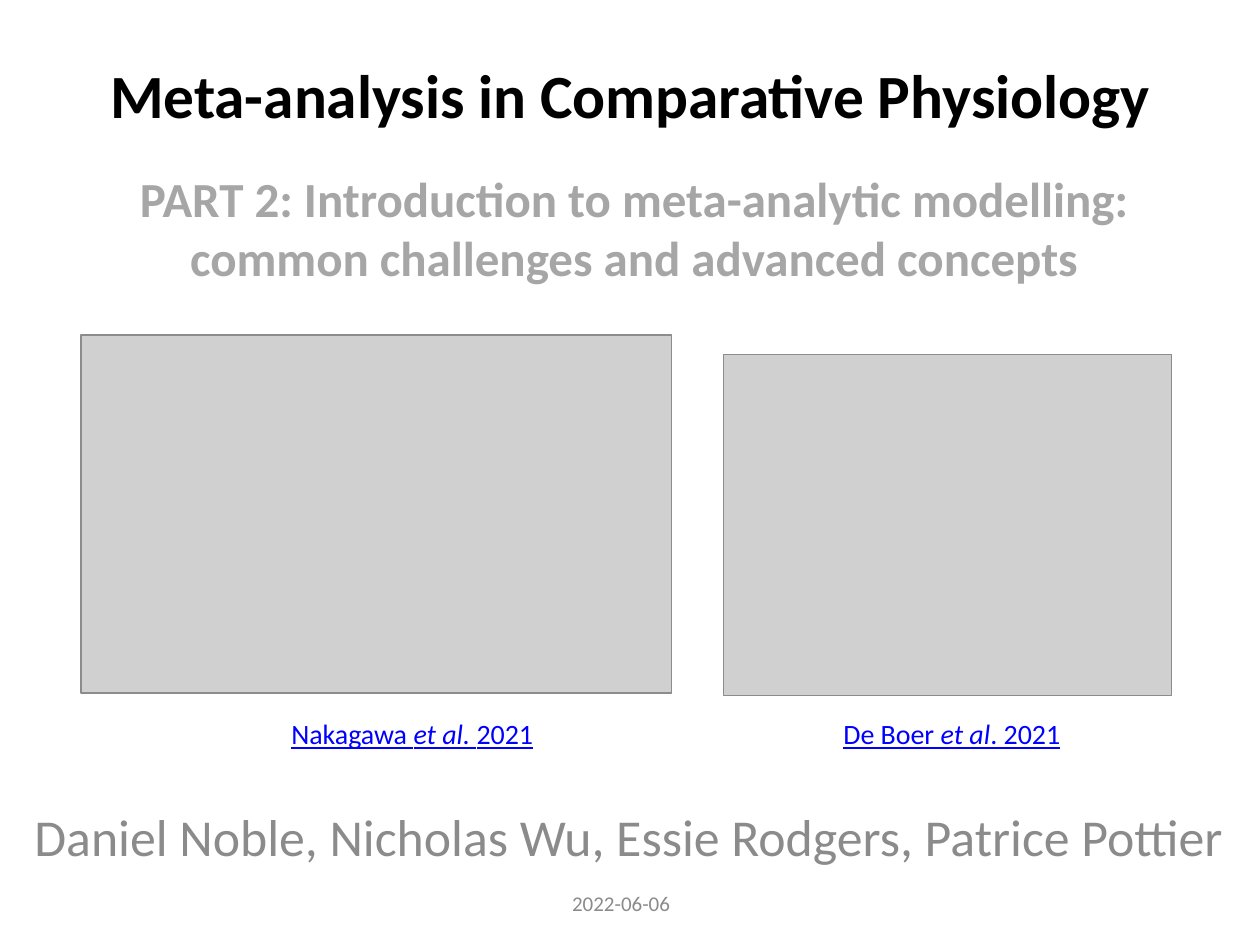
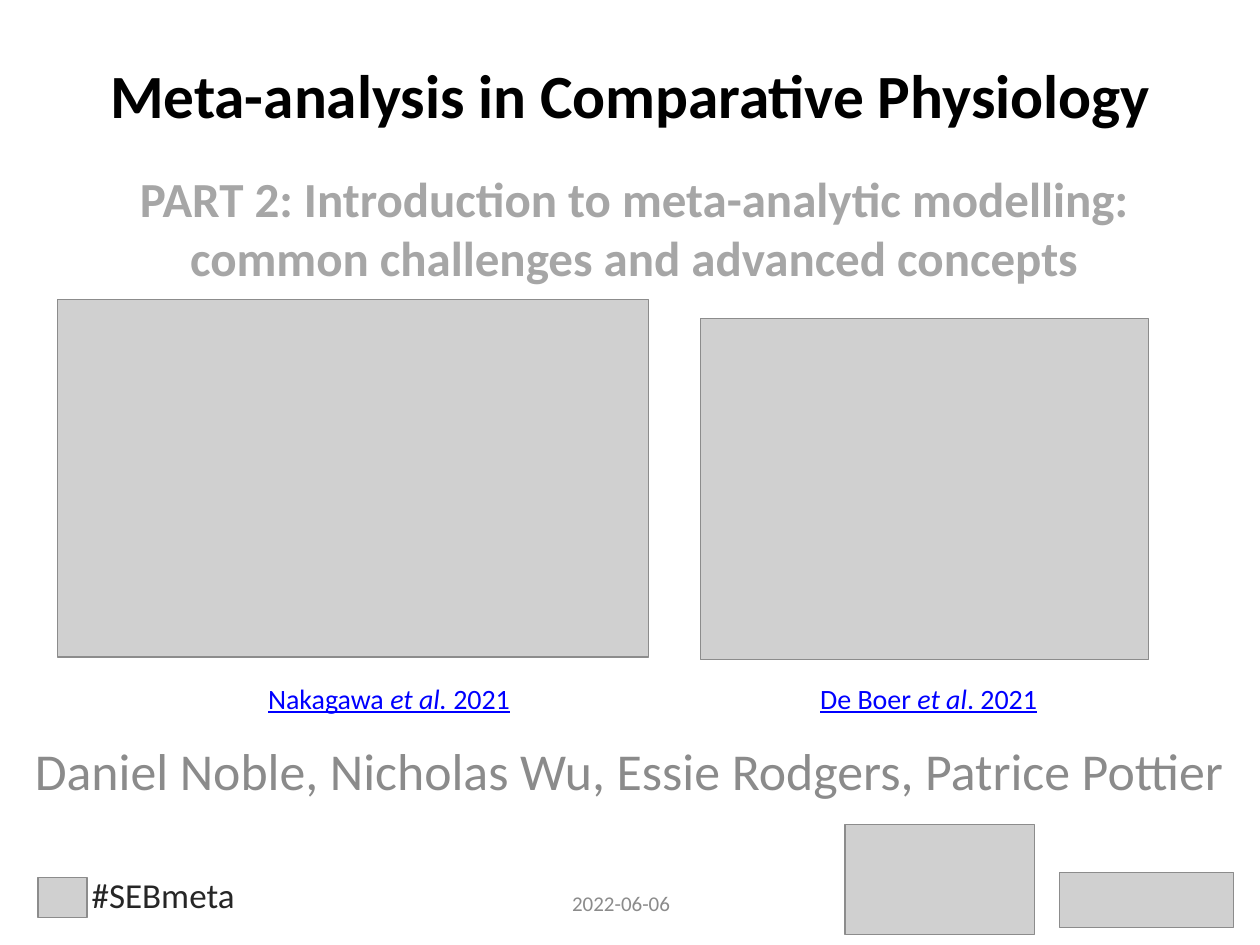
Before and after one commit to daniel1noble/meta-workshop, a slide deck: slide 1 of slides/2.Models.pptx. Drawn at 1260x945 pixels with LibreOffice and Linux fonts; fonts in the diff are those of the drawing; grey boxes stand for pictures. Boxes give left, top, right and bottom in pixels: in the first picture for what was removed or moved away, otherwise in the second. Text is boxed around its words. In the diff, an @@ line names an element or a change of style, - is before the commit and + after.

Commit message:
Added SEB logos etc

```diff
--- a/slides/2.Models.pptx
+++ b/slides/2.Models.pptx
@@ picture: place and size @@
-picture at (81, 335, 672, 693)
+picture at (58, 299, 649, 656)
@@ picture: place and size @@
-picture at (723, 354, 1172, 696)
+picture at (701, 319, 1149, 660)
@@ text "Nakagawa et al. 2021": place and size @@
-text "Nakagawa et al. 2021" at (291, 724, 534, 749)
+text "Nakagawa et al. 2021" at (268, 689, 510, 714)
@@ text "De Boer et al. 2021": place and size @@
-text "De Boer et al. 2021" at (843, 724, 1061, 749)
+text "De Boer et al. 2021" at (820, 689, 1037, 713)
@@ subtitle "Daniel Noble, Nicholas Wu, Essie ...": place and size @@
-subtitle "Daniel Noble, Nicholas Wu, Essie ..." at (34, 820, 1222, 865)
+subtitle "Daniel Noble, Nicholas Wu, Essie ..." at (35, 754, 1223, 799)
@@ picture added at (845, 825, 1034, 935) @@
@@ picture added at (38, 878, 87, 917) @@
@@ text added at (92, 884, 235, 909), 20 pt, text #262626 @@
+#SEBmeta
@@ picture added at (1060, 872, 1234, 927) @@
```
